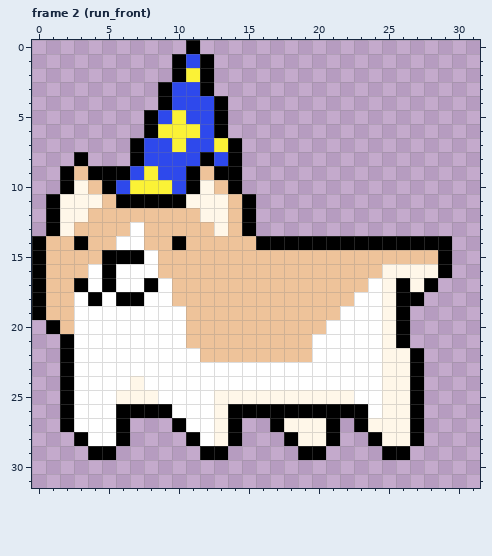
Two versions of one pixel-art file, assets/wizard_dog.aseprite. The first picture shows the starting point.
32x32 pixels, 13 frames. Shown: frame 2 (run_front).
The same view after the edit:
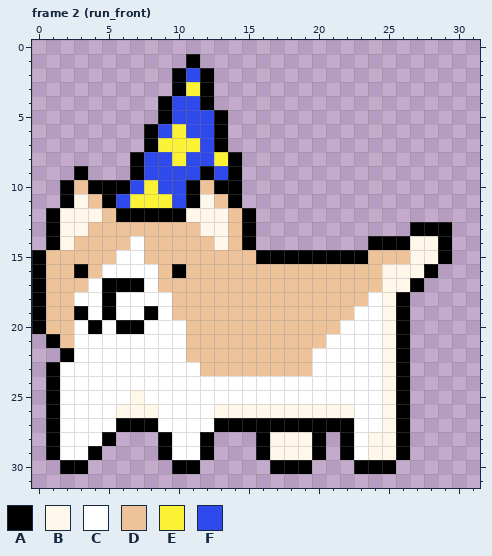
Palette (. is transparent): A #000000  B #fff7e9  C #ffffff  D #eec39a  E #fbf236  F #2e49ec
The author wrote: Tag more animations in Aseprite And also rearrange dog run anim so first frame is in the air.
Edits made:
Frame 2 (run_front), layers "Layer 2", "Layer 1":
y 0: x 11 A -> .
y 1: x 10..12 AFA -> .A.
y 2: x 11 E -> F
y 3: x 9..11 AFF -> .AE
y 4: x 12..13 FA -> A.
y 5: x 8..10 AFE -> .AF
y 6: x 9 E -> F; x 11 E -> F
y 7: x 7..9 AFF -> .AE; x 11 F -> E; x 13..14 EA -> A.
y 8: x 3 A -> .; x 10 F -> E; x 12..13 AF -> FE
y 9: x 2..8 ADAAAFE -> .A...AF; x 11..13 ADA -> FAF
y 10: x 3..4 BD -> DA; x 6..7 FE -> AF; x 9 E -> F; x 12..13 BD -> DA
y 11: x 1..2 AB -> .A; x 4..11 BDAAAAAB -> DAFEEEFA; x 13..15 BDA -> DA.
y 12: x 4 D -> B; x 6..11 DDDDDD -> AAAAAB
y 13: x 3 D -> B; x 7 C -> D; x 12 D -> B; x 27..29 ... -> AAA
y 14: x 0..3 ADDA -> .ABD; x 6 C -> D; x 10 A -> D; x 13 D -> B; x 15..23 DAAAAAAAA -> A........; x 27..28 AA -> BB
y 15: x 5..8 AAAC -> DCCD; x 16..23 DDDDDDDD -> AAAAAAAA; x 27..28 DD -> BB
y 16: x 3..5 DCA -> ADC; x 10 D -> A; x 28..29 BA -> A.
y 17: x 3 A -> D; x 6..9 CCAC -> AACD; x 24 C -> D; x 26..28 ABA -> BA.
y 18: x 4..7 ACAA -> CACC; x 23 C -> D; x 27 A -> .
y 19: x 3 C -> A; x 5 C -> A; x 8 C -> A; x 10 C -> D; x 22 C -> D
y 20: x 0..1 .A -> AD; x 4 C -> A; x 6..7 CC -> AA; x 21 C -> D
y 21: x 1..2 .A -> AD; x 20 C -> D
y 22: x 11 C -> D; x 26..27 BA -> A.
y 23: x 1..2 .A -> AC; x 12..19 CCCCCCCC -> DDDDDDDD; x 26..27 BA -> A.
y 24: x 1..2 .A -> AC; x 7 B -> C; x 26..27 BA -> A.
y 25: x 1..2 .A -> AC; x 6 B -> C; x 8 B -> C; x 13..22 BBBBBBBBBB -> CCCCCCCCCC; x 26..27 BA -> A.
y 26: x 1..2 .A -> AC; x 6..9 AAAA -> BBBC; x 14..23 AAAAAAAAAA -> BBBBBBBBBC; x 26..27 BA -> A.
y 27: x 1..2 .A -> AC; x 7..10 ...A -> AACC; x 13 B -> A; x 15..16 .. -> AA; x 18..20 BBB -> AAA; x 22..24 .AB -> ACC; x 26..27 BA -> A.
y 28: x 1..3 ..A -> ACC; x 5..6 CA -> A.; x 9..14 ..ACBA -> ACCA..; x 16..18 ..A -> ABB; x 20..24 BA..A -> A.ACB; x 26..27 BA -> A.
y 29: x 1..3 ... -> ACC; x 5 A -> .; x 9..11 ... -> ACC; x 13 A -> .; x 16..19 ...A -> ABBB; x 22..25 ...A -> ACBB
y 30: x 2..3 .. -> AA; x 10..11 .. -> AA; x 17..19 ... -> AAA; x 23..25 ... -> AAA
